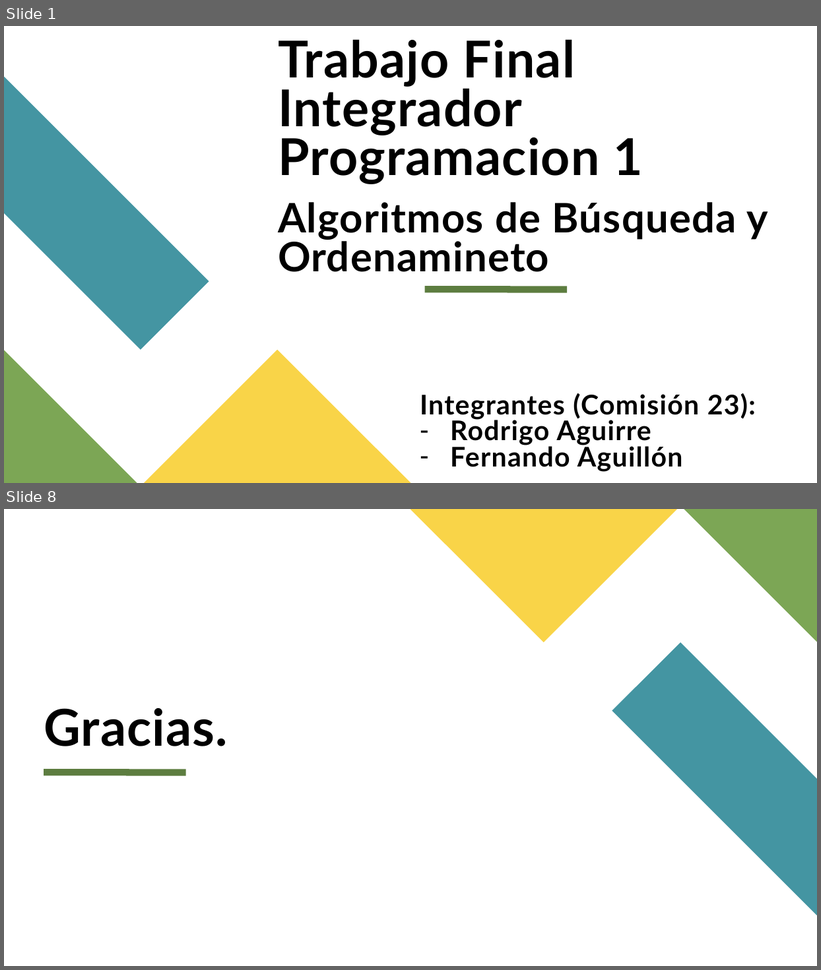
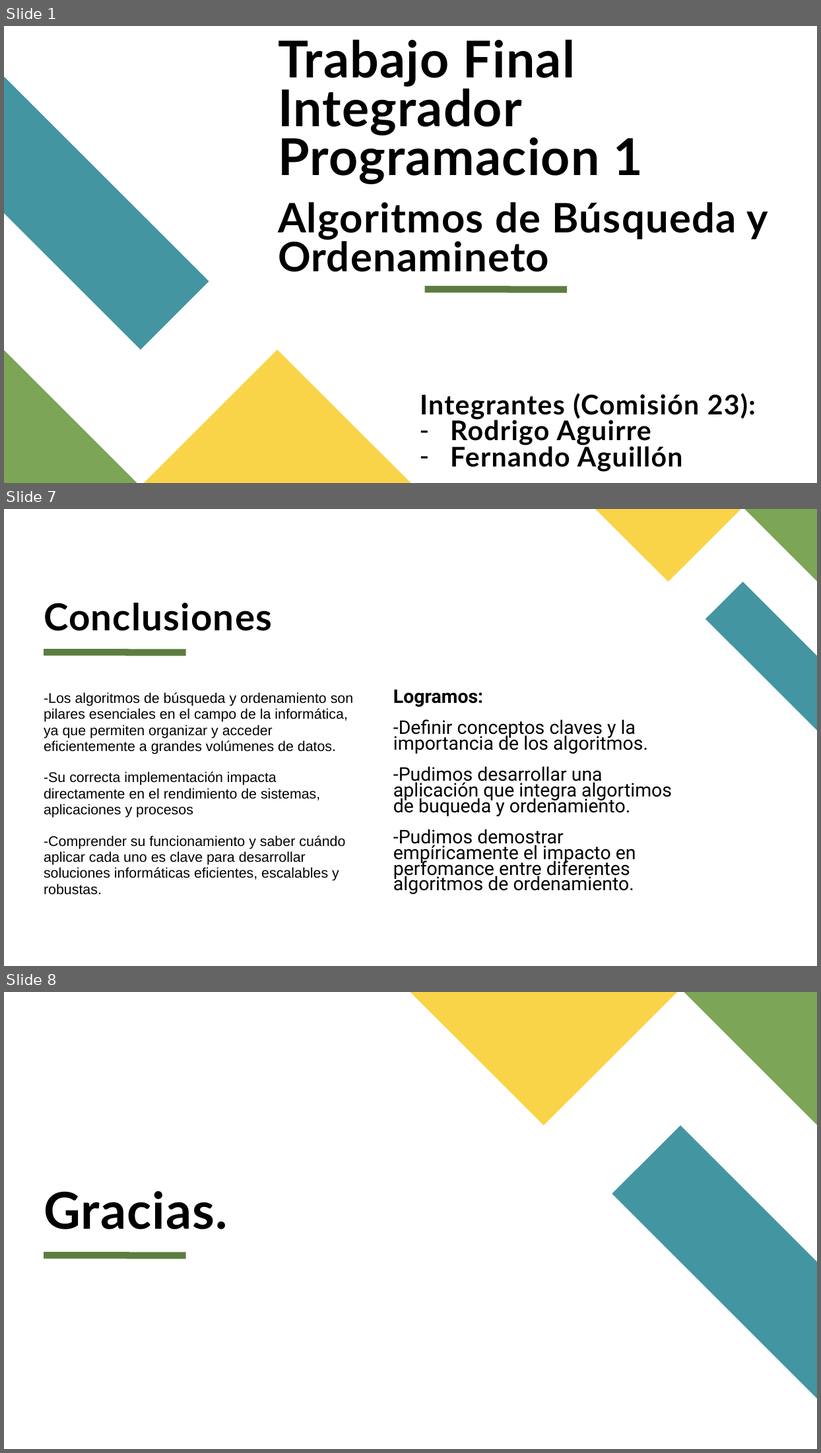
Before and after one commit to raguirre-wsc/UTN-TUPaD-P1, a slide deck: Trabajo Final Integrador Programación 1/Programacion 1 - TP Final Integrador - Rodrigo Aguirre y Fernando Aguillón.pptx. Shown one above the other, each under a label of ours: slides 1 and 8 before the commit, slides 1, 7 and 8 after it; the slides between them are not shown. The pictures are 821x970 and 821x1453 pixels, drawn with LibreOffice and Linux fonts; fonts in the diff are those of the drawing. Boxes give left, top, right and bottom in pixels: in the first picture for what was removed or moved away, otherwise in the second. Text is boxed around its words. In the diff, an @@ line names an element or a change of style, - is before the commit and + after.

```diff
--- a/Trabajo Final Integrador Programación 1/Programacion 1 - TP Final Integrador - Rodrigo Aguirre y Fernando Aguillón.pptx
+++ b/Trabajo Final Integrador Programación 1/Programacion 1 - TP Final Integrador - Rodrigo Aguirre y Fernando Aguillón.pptx
@@ slide 7 added at box(4, 509, 817, 966), background #FFFFFF @@
@@ freeform shape added at box(596, 509, 741, 582), fill #F9D448 @@
@@ freeform shape added at box(745, 509, 817, 582), fill #7CA655 @@
@@ freeform shape added at box(706, 582, 817, 730), fill #4495A2 @@
@@ title added at box(44, 603, 272, 631), 44 pt, text #000000, bold @@
+Conclusiones
@@ line added from (44, 652) to (186, 652), #5D7D40 8 pt @@
@@ text added at box(44, 692, 353, 895), 16.6 pt, text #000000 @@
+-Los algoritmos de búsqueda y ordenamiento son pilares esenciales en el campo de la informática, ya que permiten organizar y acceder eficientemente a grandes volúmenes de datos.
+-Su correcta implementación impacta directamente en el rendimiento de sistemas, aplicaciones y procesos
+-Comprender su funcionamiento y saber cuándo aplicar cada uno es clave para desarrollar soluciones informáticas eficientes, escalables y robustas.
@@ text added at box(393, 689, 672, 894), 22.2 pt, text #000000 @@
+Logramos:
+-Definir conceptos claves y la importancia de los algoritmos.
+-Pudimos desarrollar una aplicación que integra algortimos de buqueda y ordenamiento.
+-Pudimos demostrar empíricamente el impacto en perfomance entre diferentes algoritmos de ordenamiento.
```
Also in this commit, not shown: 3 slides changed, 2 other slides added, 3 slides removed, 4 other files.
